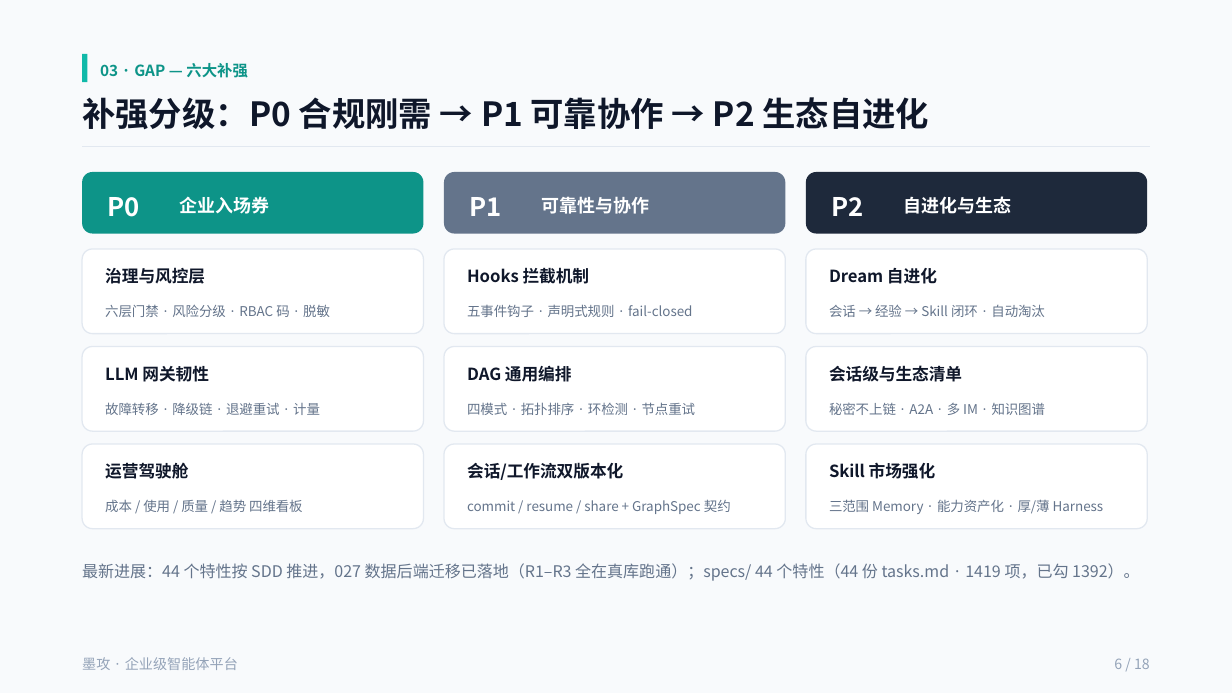
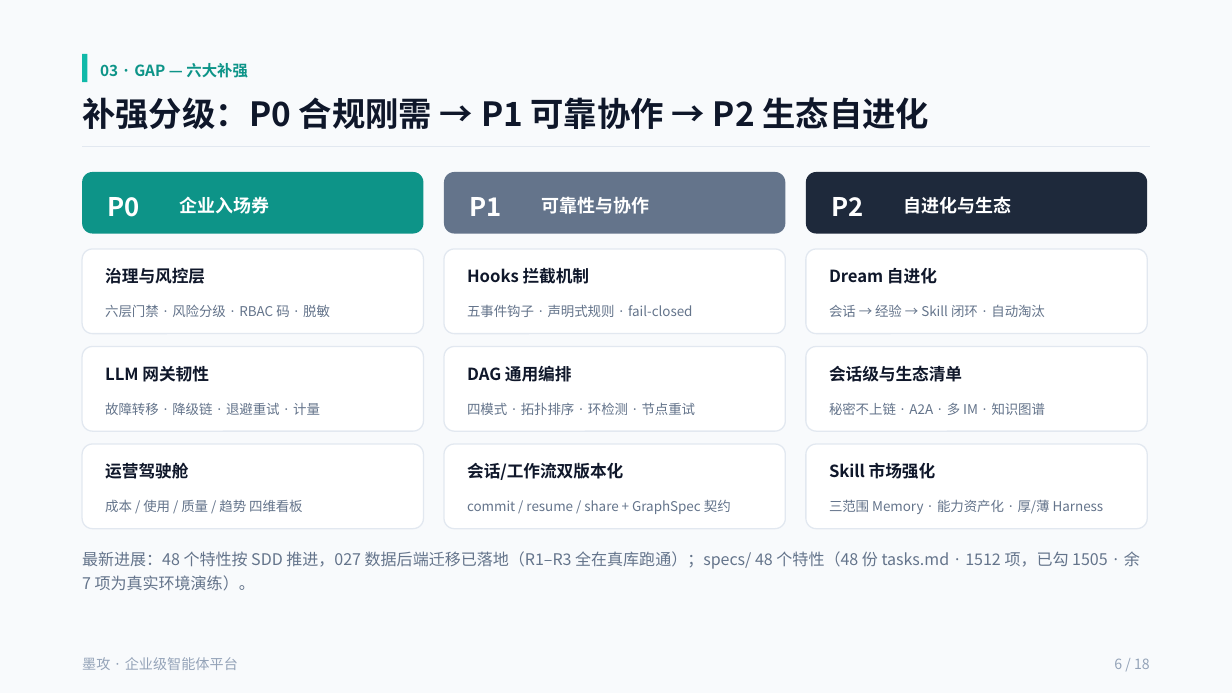
Before and after one commit to cooper2006/mogo, a slide deck: slide 6 of docs/intro-v4.pptx. Drawn at 1232x693 pixels with LibreOffice and Linux fonts; fonts in the diff are those of the drawing. Boxes give left, top, right and bottom in pixels: in the first picture for what was removed or moved away, otherwise in the second. Text is boxed around its words. In the diff, an @@ line names an element or a change of style, - is before the commit and + after.

```diff
--- a/docs/intro-v4.pptx
+++ b/docs/intro-v4.pptx
@@ text at <box>82,551,1140,591</box>: text changed @@
-最新进展：44 个特性按 SDD 推进，027 数据后端迁移已落地（R1–R3 全在真库跑通）；specs/ 44 个特性（44 份 tasks.md · 1419 项，已勾 1392）。
+最新进展：48 个特性按 SDD 推进，027 数据后端迁移已落地（R1–R3 全在真库跑通）；specs/ 48 个特性（48 份 tasks.md · 1512 项，已勾 1505 · 余 7 项为真实环境演练）。
```
Also in this commit, not shown: 4 other slides changed, 14 other files.
